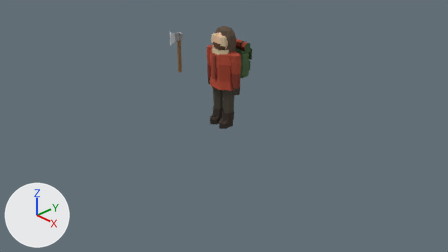
Two versions of the Blender file survival/blender/player.blend, one commit apart.
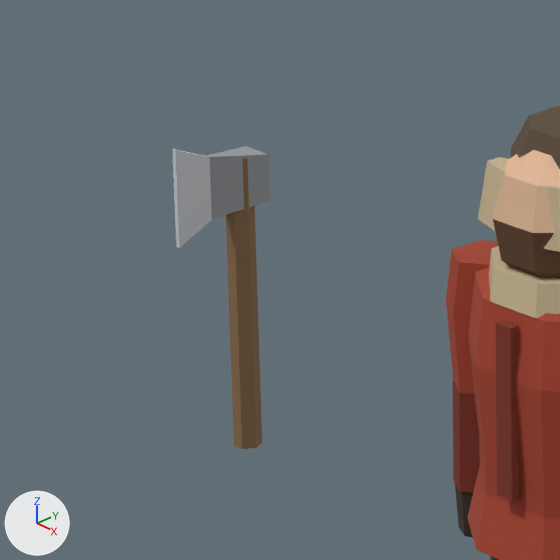
The first picture shows the older version from the file's camera 'Camera'. The close-ups show the older and then the newer version on the part from 33% to 50% of the width and 5% to 35% of the height of that picture. Only the edits that show in the close-ups are written down. The lights are fixed; the arrows at lower left show +X, +Y and +Z.

Script lines for the objects in view, before the commit:
```python
me_axe = bpy.data.meshes.new('axe')
me_axe.from_pydata(...)  # 34 vertices, 56 faces; spans x -0.045..0.045, y -0.2..0.06, z -0.16..0.66
me_axe.materials.append(mat_tool)
me_player = bpy.data.meshes.new('player')
me_player.from_pydata(...)  # 368 vertices, 660 faces; spans x -0.38..0.38, y -0.22..0.21, z 0.0..1.79
me_player.materials.append(mat_player)
ob_axe = bpy.data.objects.new('axe', me_axe)
ob_axe.location = (-1.2, 0.0, 0.8)
ob_player = bpy.data.objects.new('player', me_player)
ob_player.location = (0.0, 0.0, 0.0)
```
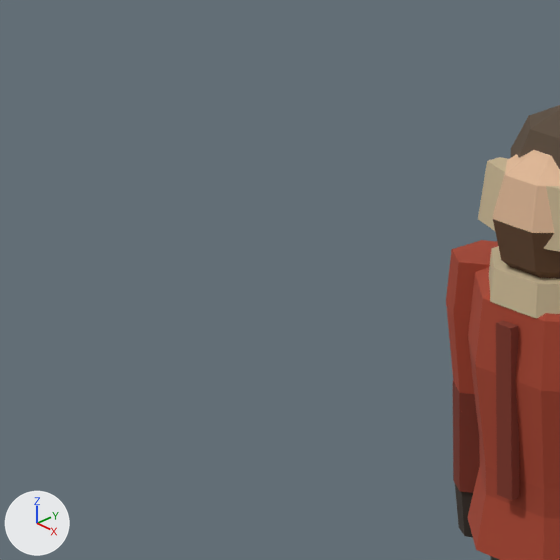
Location of each change, [x1, y1, x2, y2] in pixels of the close-ups (560 x 560 px):
'axe', moved (not visible afterwards): before [172, 146, 270, 449]

What the commit changed:
Object 'axe' (ob_axe) moves from (-1.2, 0.0, 0.8) to (0.0, 0.0, 0.0).
